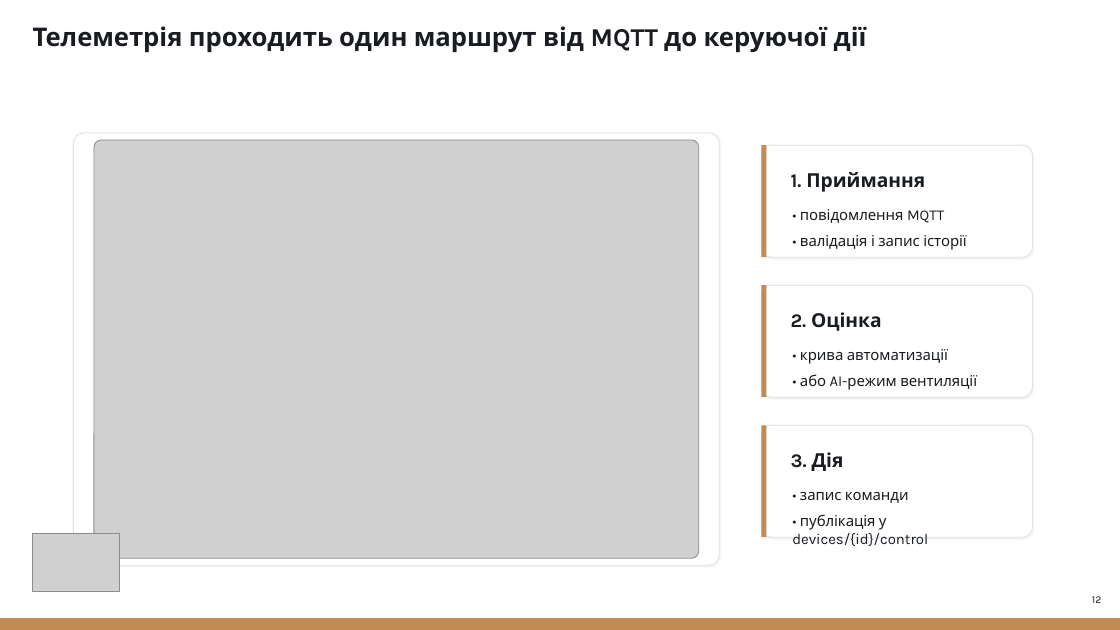
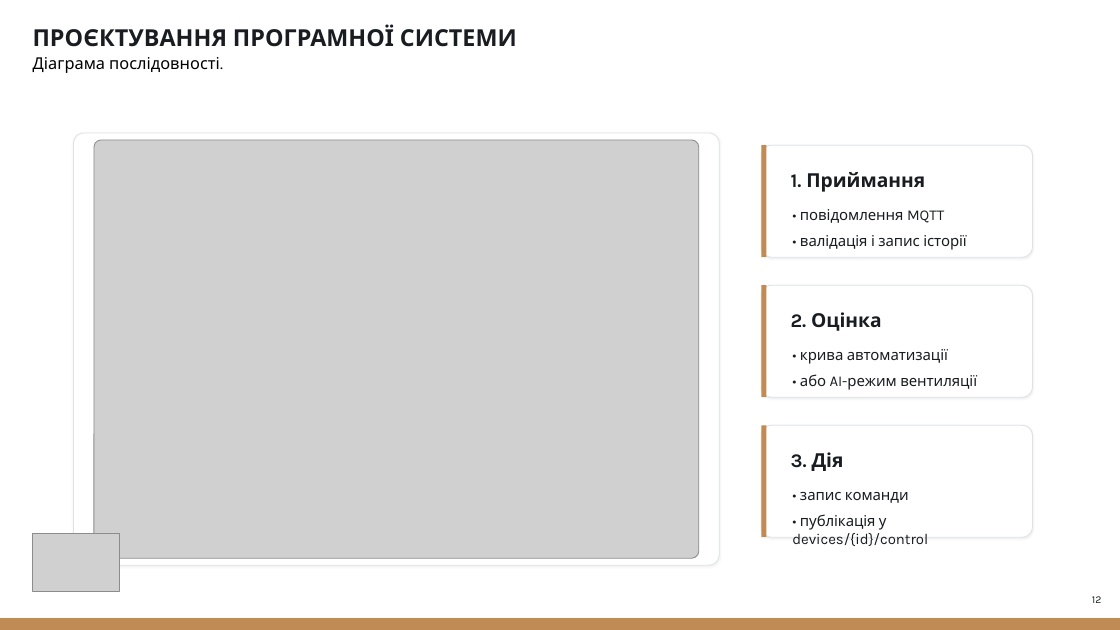
Before and after one commit to NureKhyzhniakDmytro/2026_B_PI_PZPI-22-10_Khyzhniak_D_S, a slide deck: slide 12 of 2026_Б_ПІ_ПЗПІ-22-10_Хижняк_Д_С.pptx. Drawn at 1120x630 pixels with LibreOffice and Linux fonts; fonts in the diff are those of the drawing; grey boxes stand for pictures. Boxes give left, top, right and bottom in pixels: in the first picture for what was removed or moved away, otherwise in the second. Text is boxed around its words. In the diff, an @@ line names an element or a change of style, - is before the commit and + after.

```diff
--- a/2026_Б_ПІ_ПЗПІ-22-10_Хижняк_Д_С.pptx
+++ b/2026_Б_ПІ_ПЗПІ-22-10_Хижняк_Д_С.pptx
@@ text removed at [33,26,867,52] @@
-Телеметрія проходить один маршрут від MQTT до керуючої дії
@@ text added at [33,25,394,47], 20 pt, text #191C20, bold @@
+ПРОЄКТУВАННЯ ПРОГРАМНОЇ СИСТЕМИ
@@ text added at [33,57,220,73], 14 pt, text #000000 @@
+Діаграма послідовності.
```
Also in this commit, not shown: 11 other slides changed, 7 slides added, 2 slides removed.
